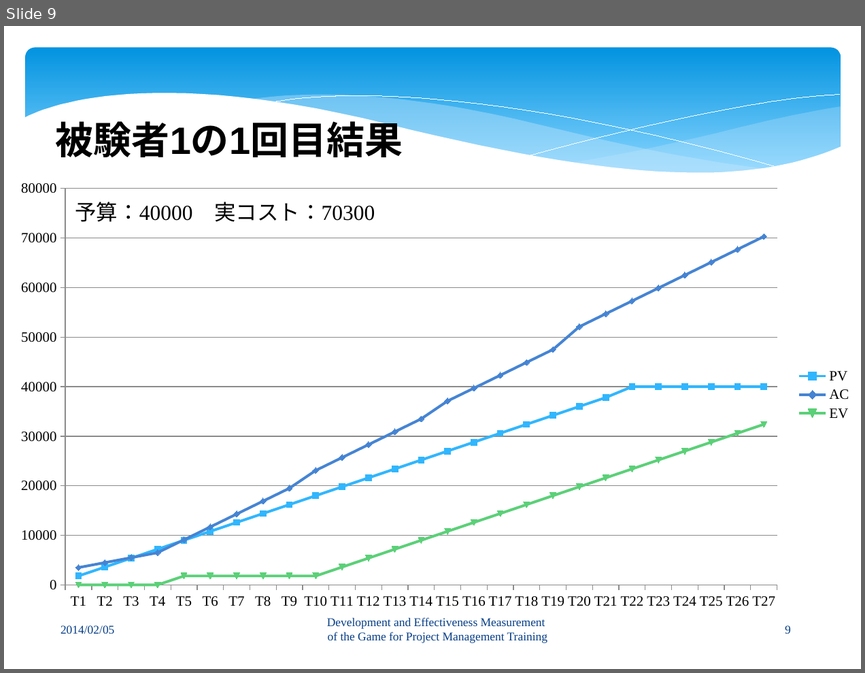
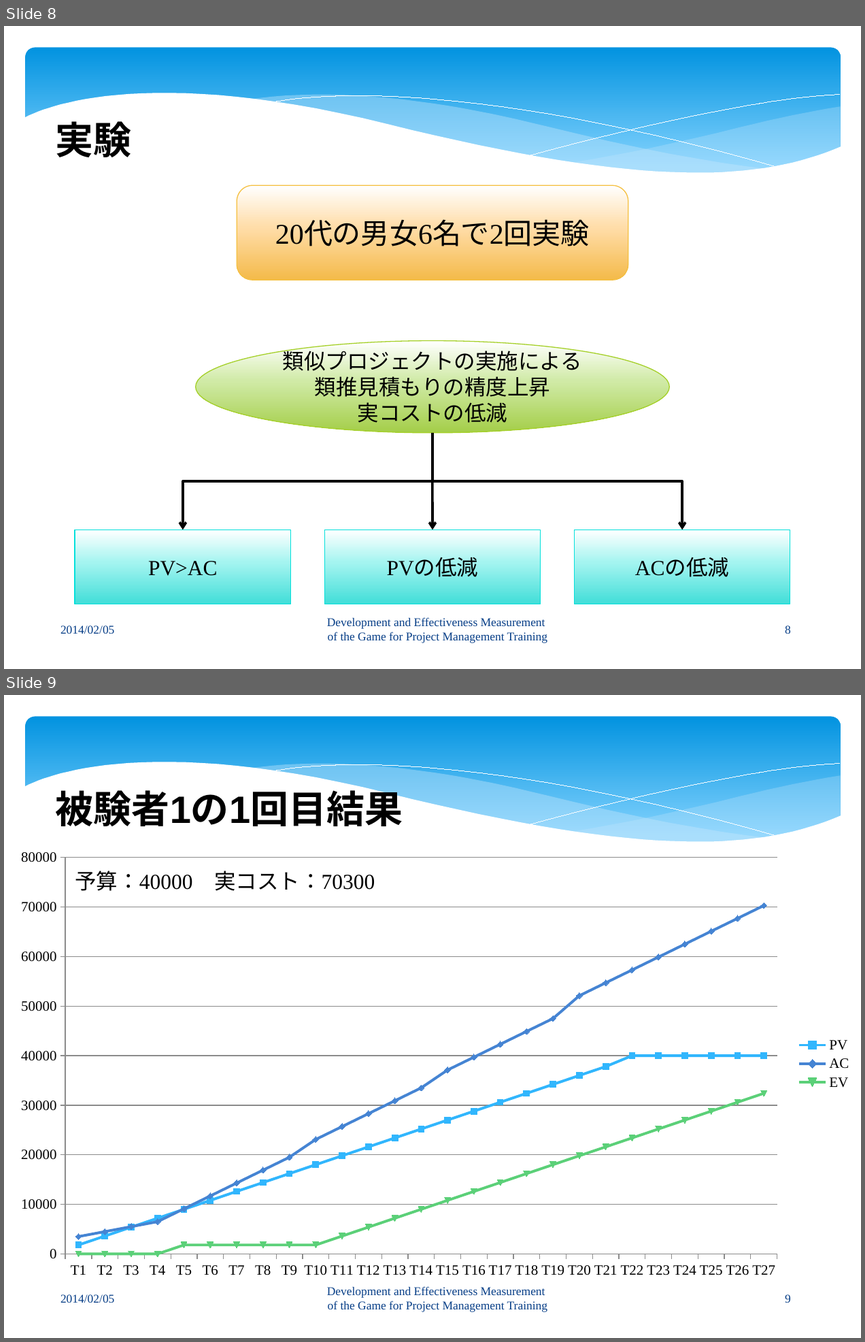
Before and after one commit to keimatsui/kadai, a slide deck: 卒業論文/2012/HTET MYET MUN WIN/卒論発表プレゼン.pptx. Shown one above the other, each under a label of ours: slide 9 before the commit, slides 8 and 9 after it. The pictures are 865x673 and 865x1342 pixels, drawn with LibreOffice and Linux fonts; fonts in the diff are those of the drawing. Boxes give left, top, right and bottom in pixels: in the first picture for what was removed or moved away, otherwise in the second. Text is boxed around its words. In the diff, an @@ line names an element or a change of style, - is before the commit and + after.

```diff
--- a/卒業論文/2012/HTET MYET MUN WIN/卒論発表プレゼン.pptx
+++ b/卒業論文/2012/HTET MYET MUN WIN/卒論発表プレゼン.pptx
@@ slide 8 added at (4,26,861,669), background #FFFFFF; not listed: 6 template elements that a slide beside it also shows @@
@@ text added at (56,121,132,157), 32 pt, text #000000, bold @@
+実験
@@ rounded rectangle added at (237,185,629,280), fill gradient #FFFFFF to #FFDDAA to #F4BB4A, outline #F5C040 0.75 pt, 24 pt, text #000000 @@
+20代の男女6名で2回実験
@@ ellipse added at (196,340,670,432), fill gradient #FFFFFF to #D1EAA7 to #A4CF4A, outline #A5D028 0.75 pt, 18 pt, text #000000 @@
+類似プロジェクトの実施による
+類推見積もりの精度上昇
+実コストの低減
@@ elbow arrow added from (432, 432) to (183, 530), #000000 2 pt @@
@@ elbow arrow added from (432, 432) to (682, 530), #000000 2 pt @@
@@ arrow added from (432, 432) to (432, 530), #000000 2 pt @@
@@ rectangle added at (75,530,291,604), fill gradient #FFFFFF to #A5F4F0 to #42DFD9, outline #05E0DB 0.75 pt, 18 pt, text #000000 @@
+PV>AC
@@ rectangle added at (324,530,541,604), fill gradient #FFFFFF to #A5F4F0 to #42DFD9, outline #05E0DB 0.75 pt, 18 pt, text #000000 @@
+PVの低減
@@ rectangle added at (574,530,789,604), fill gradient #FFFFFF to #A5F4F0 to #42DFD9, outline #05E0DB 0.75 pt, 18 pt, text #000000 @@
+ACの低減
@@ text added at (327,617,547,643), 10 pt, text #073E87 @@
+Development and Effectiveness Measurement
+of the Game for Project Management Training
@@ text added at (60,625,114,633), 10 pt, text #073E87 @@
+2014/02/05
@@ page number added at (785,625,791,633), 10 pt, text #073E87 @@
+8
```
Also in this commit, not shown: 8 slides changed, 1 slide removed.
